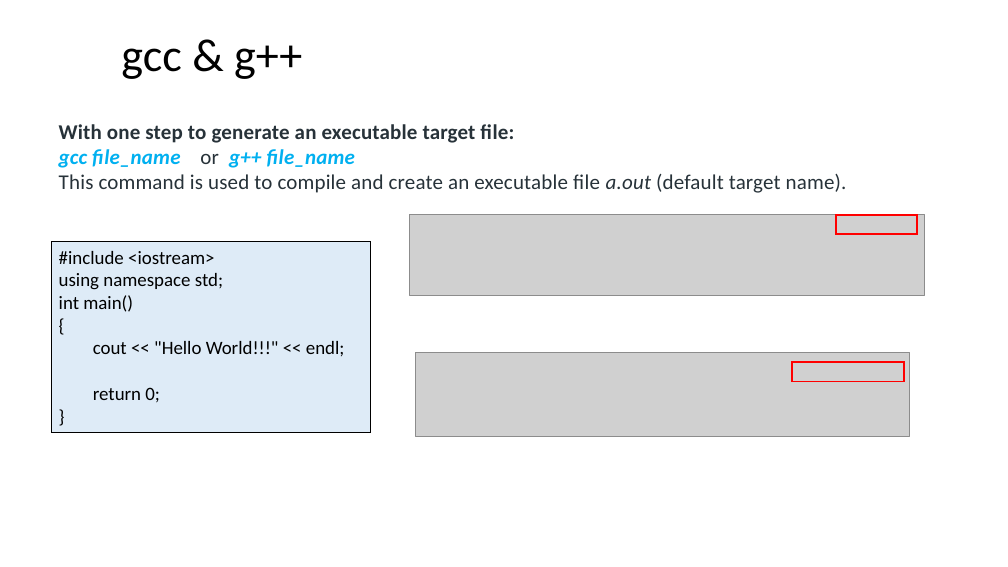
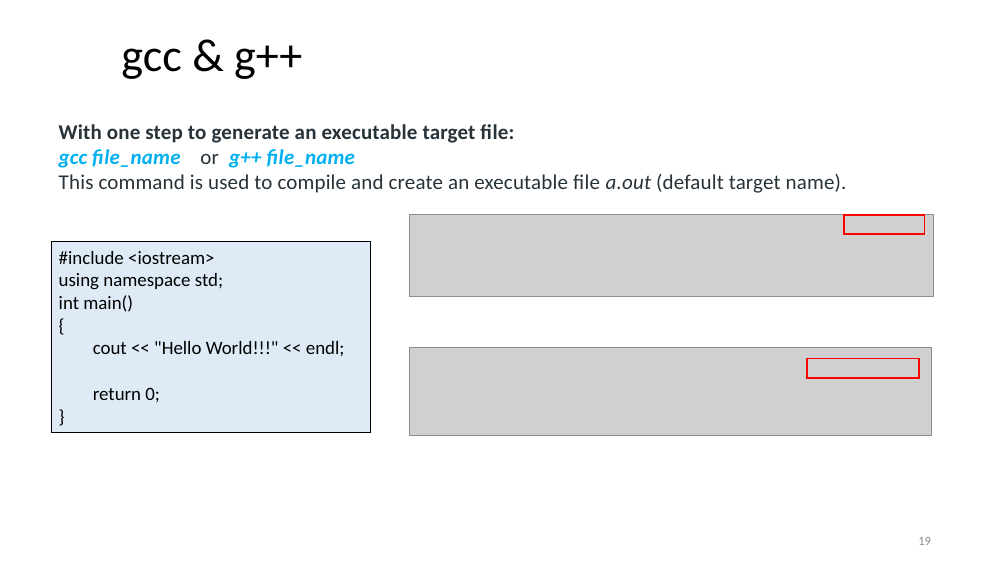
Before and after one commit to ShiqiYu/CPP, a slide deck: slide 19 of week03/Lab03.pptx (slide 17 before the commit). Drawn at 1008x567 pixels with LibreOffice and Linux fonts; fonts in the diff are those of the drawing; grey boxes stand for pictures; background and template pictures are left out. Boxes give left, top, right and bottom in pixels: in the first picture for what was removed or moved away, otherwise in the second. Text is boxed around its words. In the diff, an @@ line names an element or a change of style, - is before the commit and + after.

```diff
--- a/week03/Lab03.pptx
+++ b/week03/Lab03.pptx
@@ picture: place and size @@
-picture at [410, 214, 925, 295]
+picture at [410, 214, 933, 296]
@@ rectangle: place and size @@
-rectangle at [836, 215, 917, 234]
+rectangle at [844, 215, 925, 234]
@@ picture: place and size @@
-picture at [416, 352, 910, 436]
+picture at [410, 347, 932, 436]
@@ rectangle: place and size @@
-rectangle at [792, 362, 904, 382]
+rectangle at [808, 358, 920, 378]
@@ page number added at [918, 537, 931, 545], 12 pt, text #8C8C8C @@
+19
```
Also in this commit, not shown: 19 other slides changed, 21 slides added, 3 slides removed, 8 other files.
